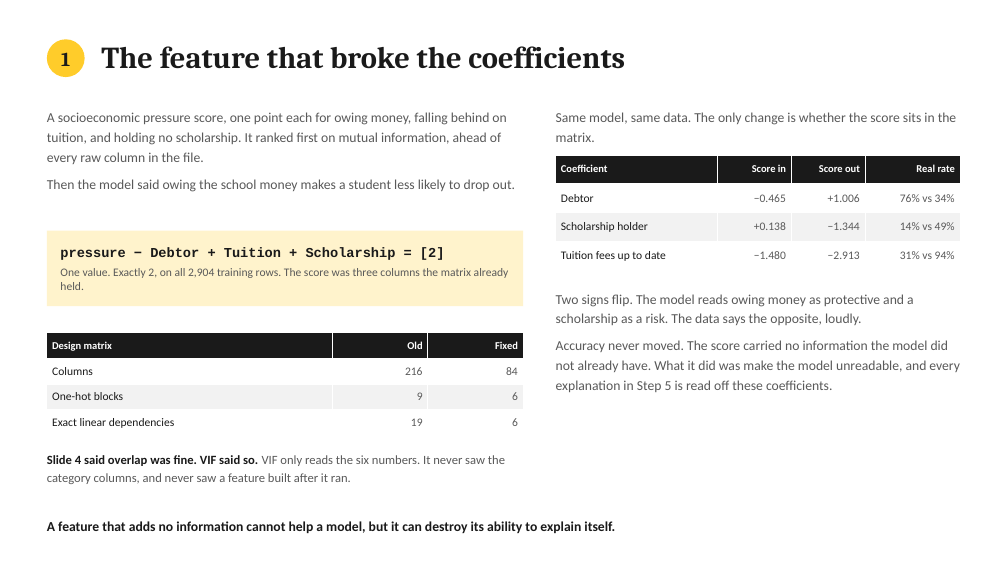
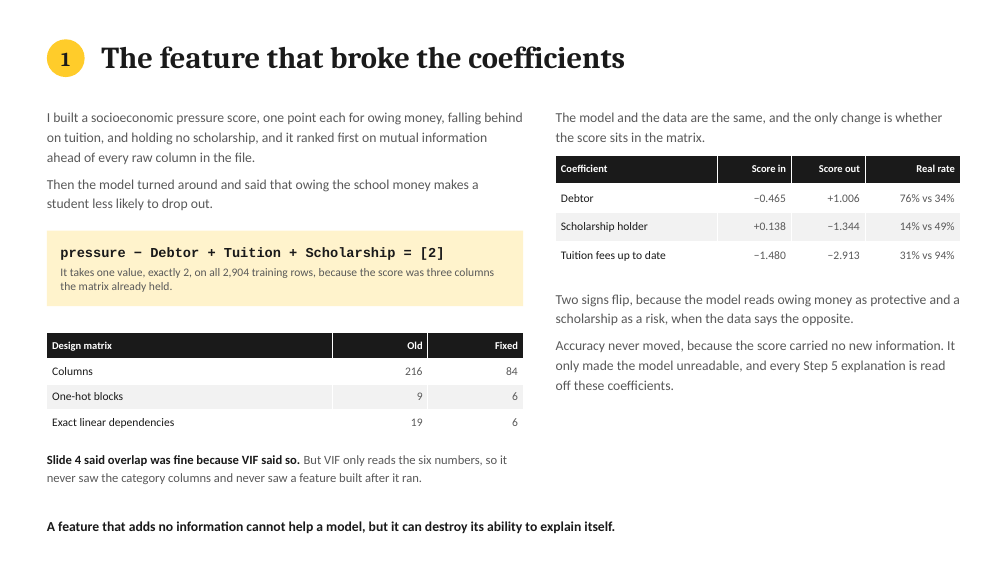
Before and after one commit to jeryldev/pgdaiml-capstone, a slide deck: slide 5 of presentations/technical.pptx. Drawn at 1008x567 pixels with LibreOffice and Linux fonts; fonts in the diff are those of the drawing. Boxes give left, top, right and bottom in pixels: in the first picture for what was removed or moved away, otherwise in the second. Text is boxed around its words. In the diff, an @@ line names an element or a change of style, - is before the commit and + after.

```diff
--- a/presentations/technical.pptx
+++ b/presentations/technical.pptx
@@ text at (x1=47, y1=112, x2=523, y2=210): text changed @@
-A socioeconomic pressure score, one point each for owing money, falling behind on tuition, and holding no scholarship. It ranked first on mutual information, ahead of every raw column in the file.
-Then the model said owing the school money makes a student less likely to drop out.
+I built a socioeconomic pressure score, one point each for owing money, falling behind on tuition, and holding no scholarship, and it ranked first on mutual information ahead of every raw column in the file.
+Then the model turned around and said that owing the school money makes a student less likely to drop out.
@@ text at (x1=556, y1=112, x2=942, y2=142): text changed @@
-Same model, same data. The only change is whether the score sits in the matrix.
+The model and the data are the same, and the only change is whether the score sits in the matrix.
@@ text in rectangle at (x1=60, y1=268, x2=494, y2=292): text changed @@
-One value. Exactly 2, on all 2,904 training rows. The score was three columns the matrix already held.
+It takes one value, exactly 2, on all 2,904 training rows, because the score was three columns the matrix already held.
@@ text at (x1=556, y1=294, x2=960, y2=390): text changed @@
-Two signs flip. The model reads owing money as protective and a scholarship as a risk. The data says the opposite, loudly.
-Accuracy never moved. The score carried no information the model did not already have. What it did was make the model unreadable, and every explanation in Step 5 is read off these coefficients.
+Two signs flip, because the model reads owing money as protective and a scholarship as a risk, when the data says the opposite.
+Accuracy never moved, because the score carried no new information. It only made the model unreadable, and every Step 5 explanation is read off these coefficients.
@@ text at (x1=47, y1=455, x2=507, y2=484): text changed @@
-Slide 4 said overlap was fine. VIF said so. VIF only reads the six numbers. It never saw the category columns, and never saw a feature built after it ran.
+Slide 4 said overlap was fine because VIF said so. But VIF only reads the six numbers, so it never saw the category columns and never saw a feature built after it ran.
```
Also in this commit, not shown: 10 other slides changed, 9 other files.
